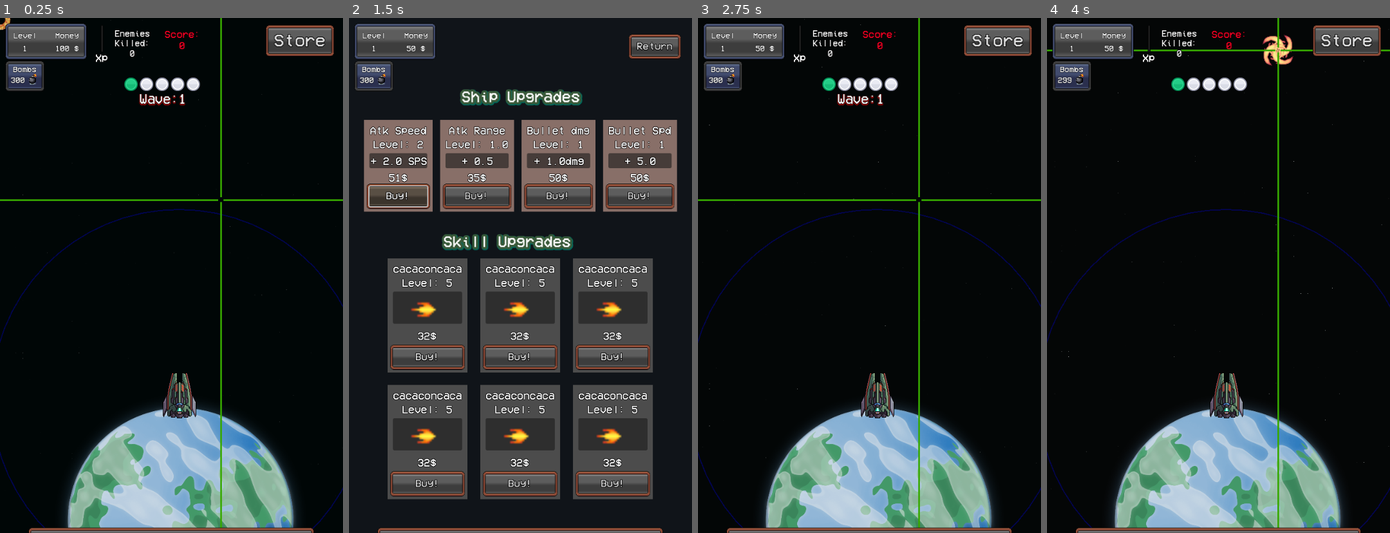
Above: before the commit, frames 1-4 (left to right).
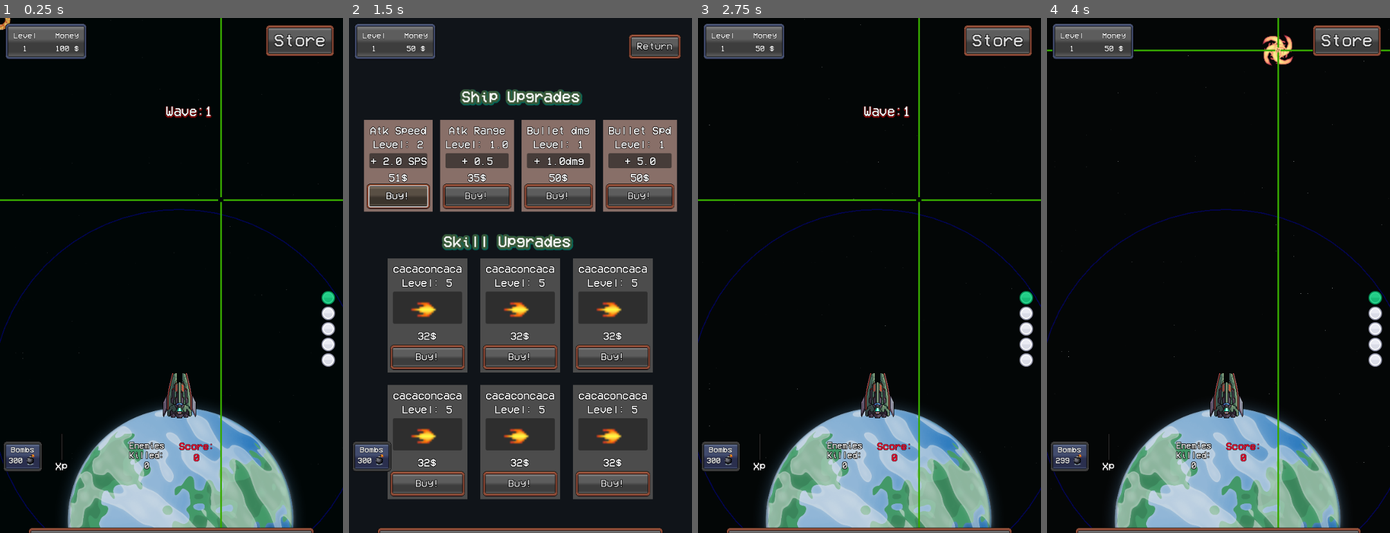
Above: after the commit, the same moments.

Repository: MauroCastro1705/mini_auto_battler
Game: Godot game, scene res://test/test-scene.tscn
Same seed, same stepped clock (60 frames per second), same inputs: the game is played once before the commit and once after it. The project has no main scene, so this scene is started directly.
Inputs (mouse positions are in pixels of both pictures, inside the frame that each line leads up to):
- Up to frame 1 (0.25 s): no input
- Up to frame 2 (1.5 s): click "Store" at 0.5 s; click "Buy!" at 1.25 s
- Up to frame 3 (2.75 s): click "Return" at 2 s
- Up to frame 4 (4 s): tap Enter at 2.75 s; move the mouse to (1293, 249) at 2.77 s; hold W (arriba) 2.78-3.5 s; tap D (der) at 2.85 s; click (1293, 249) at 2.92 s; tap Space (shoot) at 3.5 s; drag from (1149, 301) to (1225, 399) at 3.52 s

The runs differ from the first frame. In frame 1, 3.2% of the frame differs, in the area x 0-98%, y 1-89%; in frame 2, 1.2%; in frame 3, 3.2%; in frame 4, 2.8%.

Commit message:
ui scene fixed

Diff:
--- a/test/test-scene.tscn
+++ b/test/test-scene.tscn
@@ -76,48 +76,46 @@
 [node name="CanvasLayer" type="CanvasLayer" parent="."]
 
 [node name="MobsKilled" parent="CanvasLayer" instance=ExtResource("7_v52jn")]
-offset_left = 109.0
-offset_top = 11.4
-offset_right = 109.0
-offset_bottom = 11.44
+offset_left = 136.0
+offset_top = 779.4
+offset_right = 136.0
+offset_bottom = 779.44
+metadata/_edit_lock_ = true
 
 [node name="WaveControl" parent="CanvasLayer" instance=ExtResource("16_pd52j")]
-offset_left = 232.0
-offset_top = 111.0
-offset_right = 232.0
-offset_bottom = 111.0
-metadata/_edit_lock_ = true
+offset_left = 12.0
+offset_top = 8.0
+offset_right = 12.0
+offset_bottom = 8.0
 
 [node name="ExpBar" parent="CanvasLayer" instance=ExtResource("10_3wmdq")]
 anchor_left = 0.027
 anchor_top = 0.102
 anchor_right = 0.08
 anchor_bottom = 0.183
-offset_left = 156.72
-offset_top = -88.92
-offset_right = 156.72
-offset_bottom = -88.92
+offset_left = 81.72
+offset_top = 672.08
+offset_right = 81.72
+offset_bottom = 672.08
 
 [node name="Upgrade-menu" parent="CanvasLayer" instance=ExtResource("9_jipin")]
 visible = false
 
 [node name="Always" parent="CanvasLayer" instance=ExtResource("8_q134b")]
-metadata/_edit_lock_ = true
 
 [node name="Main_ui" parent="CanvasLayer" instance=ExtResource("5_l0d6b")]
 offset_left = 1.0
 offset_right = 1.0
-metadata/_edit_lock_ = true
 
 [node name="LogroPopUp" parent="CanvasLayer" instance=ExtResource("8_jipin")]
 process_mode = 3
 visible = false
 
 [node name="Bombs" parent="CanvasLayer" instance=ExtResource("13_6p2hi")]
-offset_left = 19.0
-offset_top = 79.0
-offset_right = 18.88
-offset_bottom = 79.0
+offset_left = 15.0
+offset_top = 788.0
+offset_right = 14.88
+offset_bottom = 788.0
 metadata/_edit_lock_ = true
 
 [node name="Timer" type="Timer" parent="."]
--- a/ui/wave ui/wave_control.tscn
+++ b/ui/wave ui/wave_control.tscn
@@ -27,41 +27,49 @@
 
 [node name="Label" type="Label" parent="."]
 layout_mode = 2
-offset_left = 28.0
-offset_top = 28.0
-offset_right = 169.0
-offset_bottom = 56.0
+offset_left = 297.0
+offset_top = 154.0
+offset_right = 389.0
+offset_bottom = 182.0
 text = "Wave:"
 label_settings = SubResource("LabelSettings_w4vgn")
 
-[node name="HBoxContainer" type="HBoxContainer" parent="."]
+[node name="HBoxContainer" type="VBoxContainer" parent="."]
+custom_minimum_size = Vector2(10, 25)
 layout_mode = 2
-offset_right = 141.0
-offset_bottom = 25.0
+offset_left = 588.0
+offset_top = 501.0
+offset_right = 613.0
+offset_bottom = 642.0
 
 [node name="TextureRect" type="TextureRect" parent="HBoxContainer"]
 custom_minimum_size = Vector2(25, 25)
 layout_mode = 2
+texture = ExtResource("3_n4tl8")
 expand_mode = 2
 
 [node name="TextureRect2" type="TextureRect" parent="HBoxContainer"]
 custom_minimum_size = Vector2(25, 25)
 layout_mode = 2
+texture = ExtResource("3_n4tl8")
 expand_mode = 2
 
 [node name="TextureRect3" type="TextureRect" parent="HBoxContainer"]
 custom_minimum_size = Vector2(25, 25)
 layout_mode = 2
+texture = ExtResource("3_n4tl8")
 expand_mode = 2
 
 [node name="TextureRect4" type="TextureRect" parent="HBoxContainer"]
 custom_minimum_size = Vector2(25, 25)
 layout_mode = 2
+texture = ExtResource("3_n4tl8")
 expand_mode = 2
 
 [node name="TextureRect5" type="TextureRect" parent="HBoxContainer"]
 custom_minimum_size = Vector2(25, 25)
 layout_mode = 2
+texture = ExtResource("3_n4tl8")
 expand_mode = 2
 
 [node name="Timer" type="Timer" parent="."]
